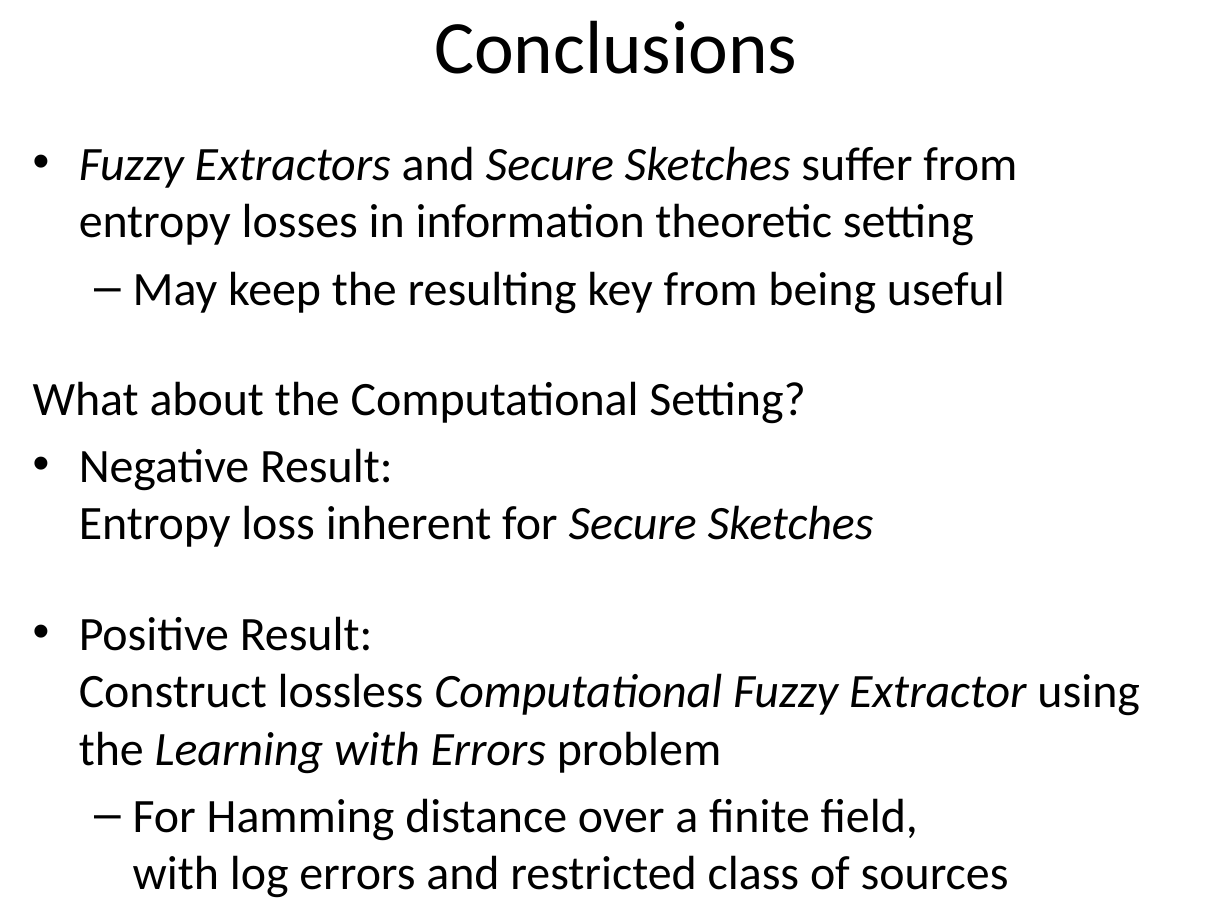
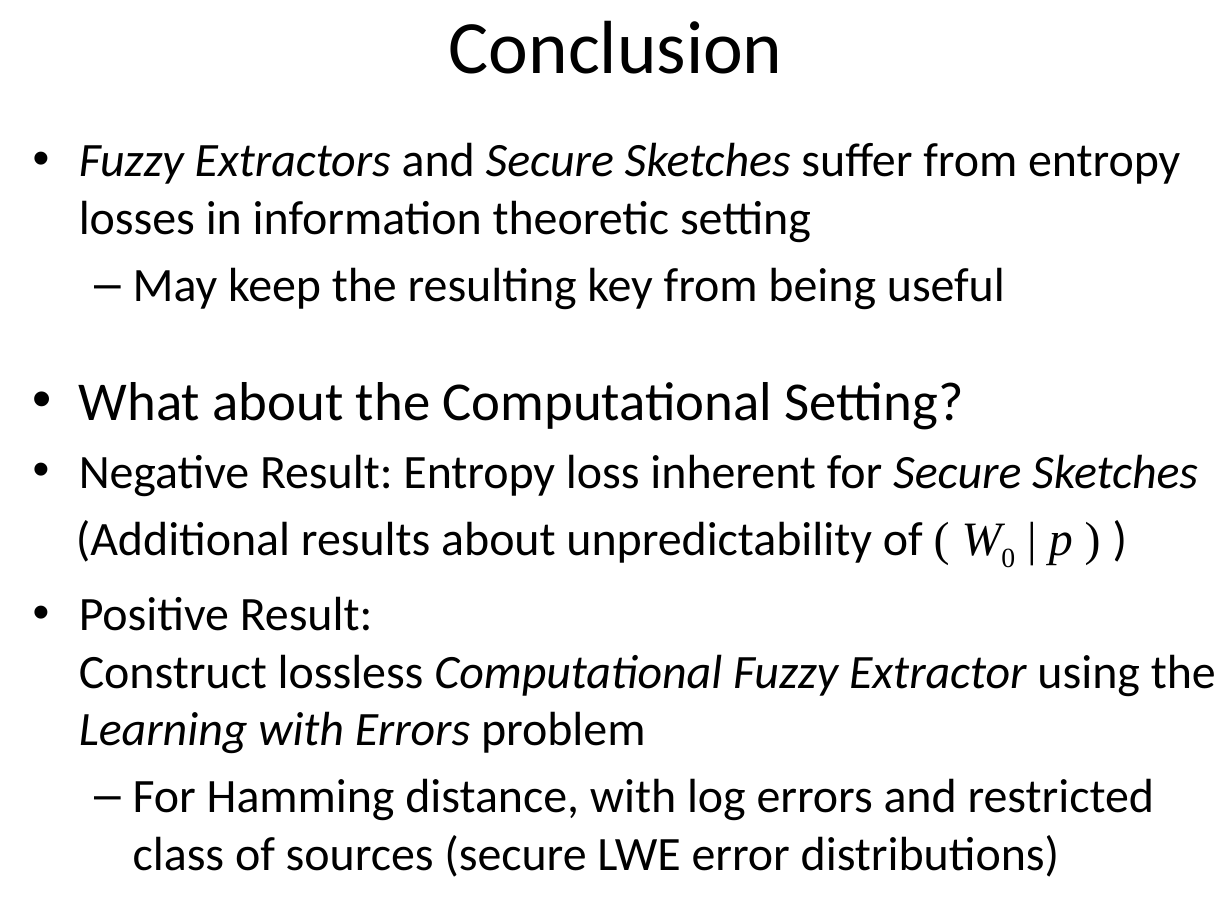
Before and after one commit to xianruimeng/comp-fuzzy-ext, a slide deck: slide 27 of ComputationalFuzzyExtractors-Asiacrypt.pptx (slide 25 before the commit). Drawn at 1232x924 pixels with LibreOffice and Linux fonts; fonts in the diff are those of the drawing. Boxes give left, top, right and bottom in pixels: in the first picture for what was removed or moved away, otherwise in the second. Text is boxed around its words. In the diff, an @@ line names an element or a change of style, - is before the commit and + after.

```diff
--- a/ComputationalFuzzyExtractors-Asiacrypt.pptx
+++ b/ComputationalFuzzyExtractors-Asiacrypt.pptx
@@ title at box(449, 20, 783, 74): text changed @@
-Conclusions
+Conclusion
@@ text at box(79, 382, 964, 430): size 28 to 32 pt in "What about the Computational Setting?"; bullet none to • @@
@@ text at box(76, 520, 1073, 565): paragraph added @@
+(Additional results about unpredictability of ( W0 | p ) )
@@ text at box(133, 778, 1154, 877): text changed @@
-  – For Hamming distance over a finite field,
-    with log errors and restricted class of sources
+  – For Hamming distance, with log errors and restricted class of sources (secure LWE error distributions)
```
Also in this commit, not shown: 15 other slides changed, 2 slides added.
